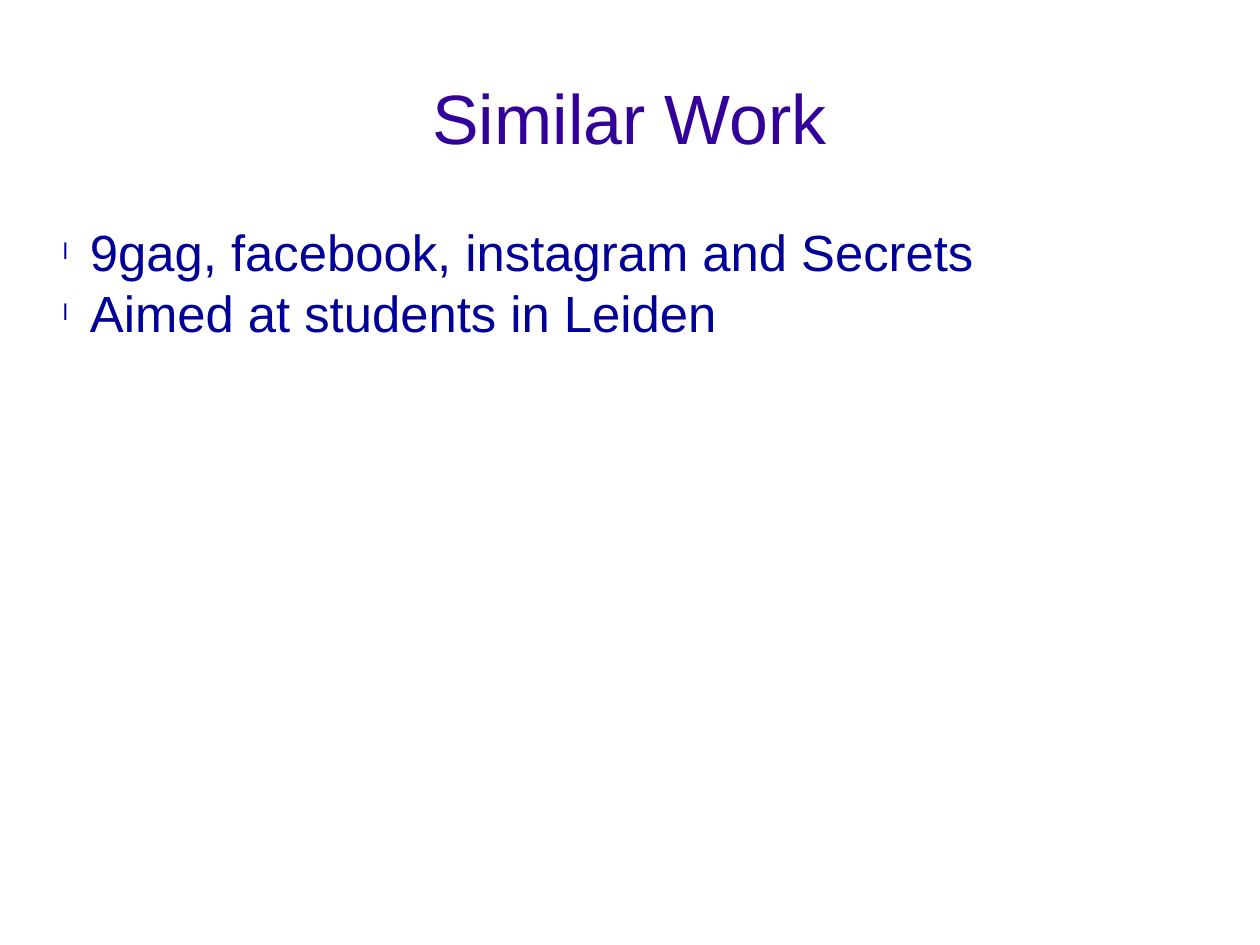
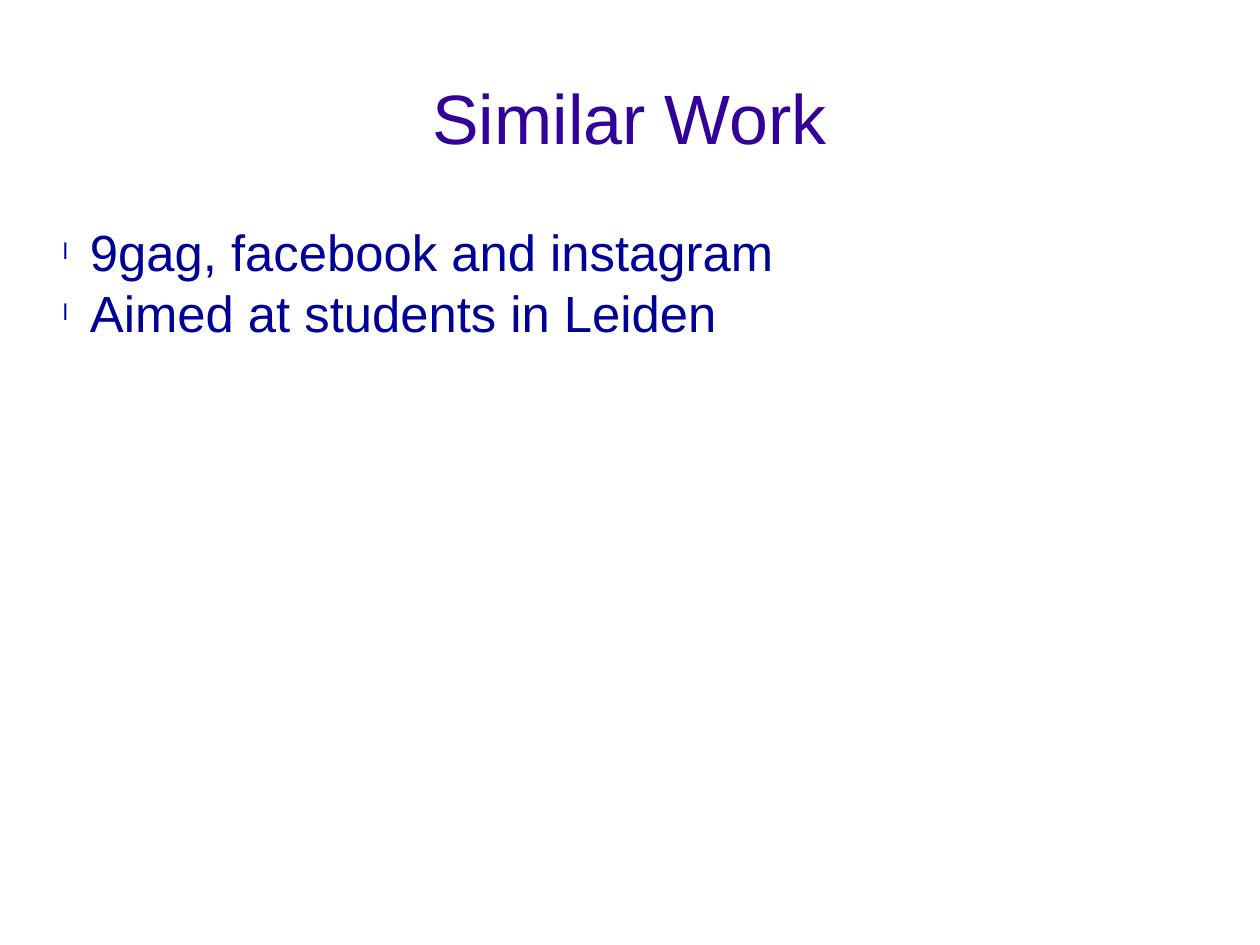
Before and after one commit to dijin1000/HELLO-WORLD, a slide deck: slide 3 of Presentation1.pptx. Drawn at 1260x945 pixels with LibreOffice and Linux fonts; fonts in the diff are those of the drawing. Boxes give left, top, right and bottom in pixels: in the first picture for what was removed or moved away, otherwise in the second. Text is boxed around its words. In the diff, an @@ line names an element or a change of style, - is before the commit and + after.

```diff
--- a/Presentation1.pptx
+++ b/Presentation1.pptx
@@ text at [90,234,773,282]: text changed @@
-l 9gag, facebook, instagram and Secrets
+l 9gag, facebook and instagram
```
Also in this commit, not shown: 1 other slide changed, 1 slide added, 1 slide removed.
